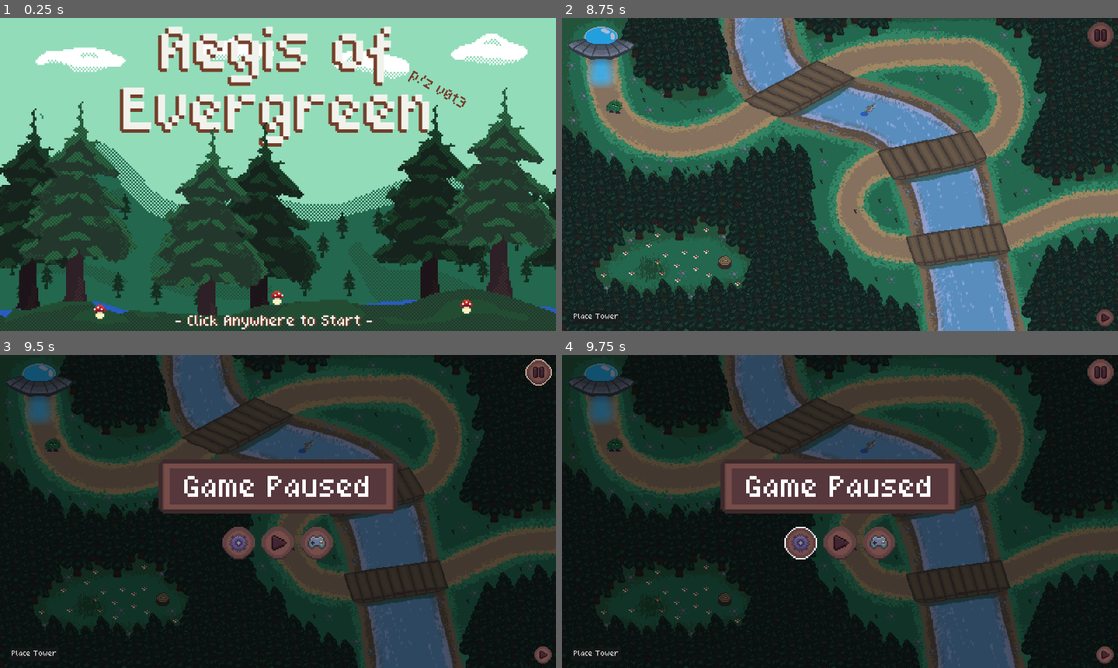
Above: before the commit, frames 1-4 (two rows, left to right).
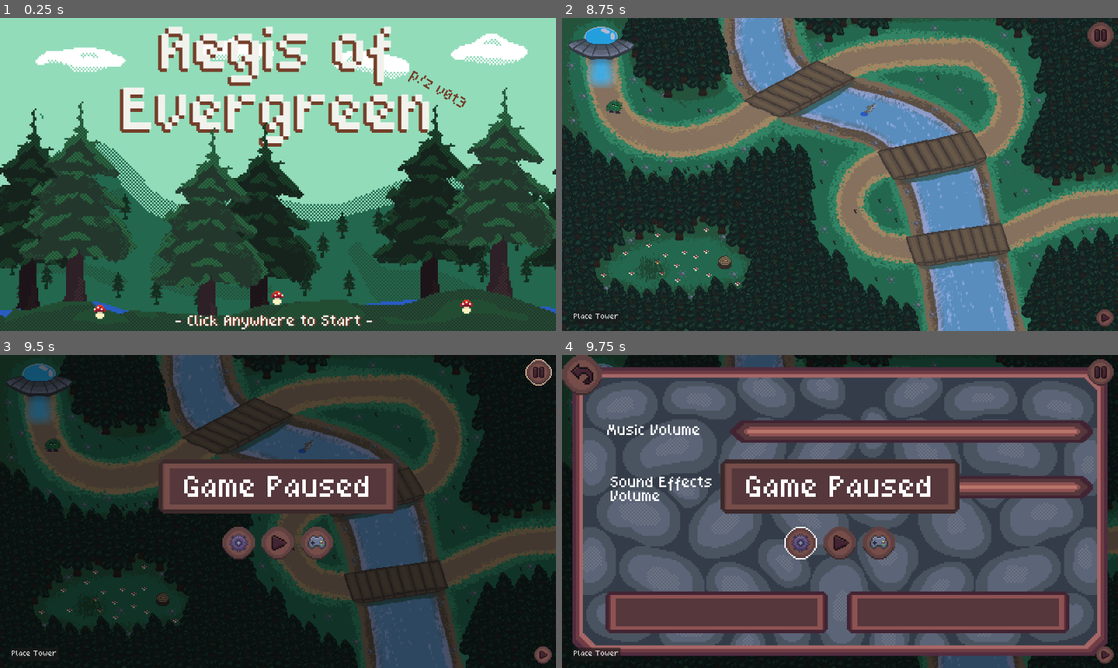
Above: after the commit, the same moments.

Repository: WilliamPickle/Aegis-of-Evergreen
Game: Godot game, scene res://scenes/current_scene.tscn
Same seed, same stepped clock (60 frames per second), same inputs: the game is played once before the commit and once after it.
Inputs (mouse positions are in pixels of both pictures, inside the frame that each line leads up to):
- Up to frame 1 (0.25 s): no input
- Up to frame 2 (8.75 s): click (840, 174) at 0.5 s; click "Settings" at 1.25 s; click "Controls" at 2 s; click (584, 36) at 2.75 s; click "Play" at 3.5 s; tap Enter at 4.25 s; move the mouse to (962, 158) at 4.27 s; hold Middle mouse button (MouseMiddle) 4.28-5 s; click (1084, 302) at 5 s; move the mouse to (728, 190) at 5.77 s; tap Mouse wheel down (MouseWheelDown) at 5.85 s; click (1084, 302) at 6.5 s; move the mouse to (895, 105) at 7.27 s; tap Mouse wheel up (MouseWheelUp) at 7.35 s; click "Skip cutscene" at 8 s
- Up to frame 3 (9.5 s): click (539, 373) at 8.75 s
- Up to frame 4 (9.75 s): click (801, 542) at 9.5 s

Frames 1-3 are identical in both runs. In frame 4, 77% of the frame differs, in the area x 0-99%, y 0-97%.

Commit message:
menu scaling
Made some folders, started working on menu scaling stuff. Experimented with turning it into UI too, look at the controller button to see how it's working rn. Still need to make it so you can't click behind the menu though

Diff:
--- a/project.godot
+++ b/project.godot
@@ -17,14 +17,15 @@
 
 [autoload]
 
-SceneLoader="*res://scripts/scene_loader.gd"
-ControlHandler="*res://scripts/control_handler.gd"
+SceneLoader="*res://scripts/Global Scripts/scene_loader.gd"
+ControlHandler="*res://scripts/Global Scripts/control_handler.gd"
 
 [display]
 
 window/size/viewport_width=1280
 window/size/viewport_height=720
 window/stretch/mode="viewport"
+window/stretch/aspect="expand"
 
 [input]
 
--- a/scenes/pause_ui.tscn
+++ b/scenes/UI/pause_ui.tscn
@@ -1,12 +1,13 @@
-[gd_scene load_steps=32 format=3 uid="uid://ynetxm1wdkoc"]
-
-[ext_resource type="Script" uid="uid://bey1v7ikgg2mg" path="res://scenes/game_screen.gd" id="1_0rou8"]
+[gd_scene load_steps=33 format=3 uid="uid://ynetxm1wdkoc"]
+
+[ext_resource type="Script" uid="uid://bey1v7ikgg2mg" path="res://scripts/UI/pause_ui.gd" id="1_0rou8"]
 [ext_resource type="Texture2D" uid="uid://pfssqwf31dm7" path="res://assets/sprites/icons and buttons/settings_button_highlighted.png" id="2_vcehk"]
 [ext_resource type="Texture2D" uid="uid://ywnxvtgi724h" path="res://assets/sprites/icons and buttons/settings_button_cropped.png" id="2_ypbrs"]
 [ext_resource type="Texture2D" uid="uid://fhs00mxuq76t" path="res://assets/sprites/icons and buttons/play_button_highlighted_final.png" id="3_0vm74"]
 [ext_resource type="Texture2D" uid="uid://chpbewmr6hr8v" path="res://assets/sprites/icons and buttons/play_button_cropped.png" id="4_utk7g"]
 [ext_resource type="Texture2D" uid="uid://vyejon8a8wc1" path="res://assets/sprites/icons and buttons/control_button_highlighted.png" id="5_ynu8c"]
 [ext_resource type="Texture2D" uid="uid://canoaxyd12w3e" path="res://assets/sprites/icons and buttons/control_button_cropped.png" id="6_0rou8"]
+[ext_resource type="Script" uid="uid://b6g1ailpjlfy0" path="res://scripts/UI/icon_script.gd" id="6_5el4x"]
 [ext_resource type="Texture2D" uid="uid://b7ry4sy340mhg" path="res://assets/sprites/icons and buttons/pause_button.png" id="7_ynu8c"]
 [ext_resource type="Texture2D" uid="uid://dd10wkyqcqln1" path="res://assets/sprites/icons and buttons/pause_button_highlight.png" id="8_0rou8"]
 [ext_resource type="Texture2D" uid="uid://crdpu06t0syay" path="res://assets/sprites/icons and buttons/ui_bar.png" id="10_blq6o"]
@@ -145,6 +146,10 @@
 theme_override_styles/hover = SubResource("StyleBoxTexture_blq6o")
 theme_override_styles/pressed = SubResource("StyleBoxTexture_utk7g")
 theme_override_styles/normal = SubResource("StyleBoxTexture_8476c")
+script = ExtResource("6_5el4x")
+file_path = "res://scenes/settings_menu.tscn"
+scene_scale = 2
+metadata/_custom_type_script = "uid://b6g1ailpjlfy0"
 
 [node name="ExtraButton2" type="Button" parent="GameScreen/PauseMenuMargin/ButtonBarVBox/ButtonBarMargin/ButtonBarHBox"]
 custom_minimum_size = Vector2(75, 75)
@@ -167,6 +172,10 @@
 theme_override_styles/hover = SubResource("StyleBoxTexture_vcehk")
 theme_override_styles/pressed = SubResource("StyleBoxTexture_od3q5")
 theme_override_styles/normal = SubResource("StyleBoxTexture_3egln")
+script = ExtResource("6_5el4x")
+file_path = "res://scenes/test_menu.tscn"
+scene_scale = 2
+metadata/_custom_type_script = "uid://b6g1ailpjlfy0"
 
 [node name="TextPlateVBox" type="VBoxContainer" parent="GameScreen/PauseMenuMargin"]
 layout_mode = 2
--- /dev/null
+++ b/scenes/UI/scrollbar_ui.tscn
@@ -0,0 +1,34 @@
+[gd_scene load_steps=3 format=3 uid="uid://bmw1rcaenfyvo"]
+
+[ext_resource type="Texture2D" uid="uid://crdpu06t0syay" path="res://assets/sprites/icons and buttons/ui_bar.png" id="1_h1y4h"]
+
+[sub_resource type="Theme" id="Theme_h1y4h"]
+
+[node name="ScrollbarUI" type="CanvasLayer"]
+
+[node name="ScrollContainer" type="ScrollContainer" parent="."]
+anchors_preset = 15
+anchor_right = 1.0
+anchor_bottom = 1.0
+offset_top = 645.0
+grow_horizontal = 2
+grow_vertical = 2
+size_flags_horizontal = 4
+size_flags_vertical = 8
+theme = SubResource("Theme_h1y4h")
+
+[node name="HBoxContainer" type="HBoxContainer" parent="ScrollContainer"]
+layout_mode = 2
+size_flags_horizontal = 3
+size_flags_vertical = 3
+
+[node name="TextureRect" type="NinePatchRect" parent="ScrollContainer/HBoxContainer"]
+custom_minimum_size = Vector2(60, 75)
+layout_mode = 2
+size_flags_horizontal = 4
+size_flags_vertical = 4
+texture = ExtResource("1_h1y4h")
+patch_margin_left = 10
+patch_margin_top = 10
+patch_margin_right = 10
+patch_margin_bottom = 10
--- a/scenes/current_scene.tscn
+++ b/scenes/current_scene.tscn
@@ -1,6 +1,6 @@
 [gd_scene load_steps=3 format=3 uid="uid://cyjbx7q0jdh5b"]
 
-[ext_resource type="Script" uid="uid://dk2mcxcmp3y28" path="res://scripts/scene_script.gd" id="1_dkv15"]
+[ext_resource type="Script" uid="uid://dk2mcxcmp3y28" path="res://scripts/Global Scripts/scene_script.gd" id="1_dkv15"]
 [ext_resource type="PackedScene" uid="uid://d23apw67034ak" path="res://scenes/start_menu.tscn" id="2_f3ia2"]
 
 [node name="current_scene" type="Node2D"]
--- a/scenes/cutscene_1.tscn
+++ b/scenes/cutscene_1.tscn
@@ -5,7 +5,7 @@
 [ext_resource type="Texture2D" uid="uid://chpbewmr6hr8v" path="res://assets/sprites/icons and buttons/play_button_cropped.png" id="2_2etud"]
 [ext_resource type="Texture2D" uid="uid://bix6t2nm7oyo1" path="res://assets/sprites/cutscenes/level_1/Space Blur.png" id="2_u7sor"]
 [ext_resource type="FontFile" uid="uid://c1bsj8ugs22bk" path="res://assets/fonts/quaver.ttf" id="3_kteqr"]
-[ext_resource type="Script" uid="uid://b6g1ailpjlfy0" path="res://scripts/icon_script.gd" id="4_y258h"]
+[ext_resource type="Script" uid="uid://b6g1ailpjlfy0" path="res://scripts/UI/icon_script.gd" id="4_y258h"]
 [ext_resource type="Texture2D" uid="uid://musdhoph61ug" path="res://assets/sprites/cutscenes/level_1/Gojo Reference.png" id="7_kteqr"]
 [ext_resource type="Texture2D" uid="uid://sil00a081mv4" path="res://assets/sprites/cutscenes/level_1/Standoff.png" id="8_y258h"]
 
--- a/scenes/level_1.tscn
+++ b/scenes/level_1.tscn
@@ -13,7 +13,7 @@
 [ext_resource type="Script" uid="uid://clq18rcf3qqqj" path="res://scripts/Enemies/wave_spawner.gd" id="8_2os1m"]
 [ext_resource type="Script" uid="uid://c5v7i37jdw55h" path="res://scripts/Towers/tower_placement.gd" id="8_e3sih"]
 [ext_resource type="Texture2D" uid="uid://fhs00mxuq76t" path="res://assets/sprites/icons and buttons/play_button_highlighted_final.png" id="10_7gny6"]
-[ext_resource type="PackedScene" uid="uid://ynetxm1wdkoc" path="res://scenes/pause_ui.tscn" id="14_2aecg"]
+[ext_resource type="PackedScene" uid="uid://ynetxm1wdkoc" path="res://scenes/UI/pause_ui.tscn" id="14_2aecg"]
 
 [sub_resource type="AtlasTexture" id="AtlasTexture_1s4pk"]
 atlas = ExtResource("1_2os1m")
--- a/scenes/settings_menu.tscn
+++ b/scenes/settings_menu.tscn
@@ -1,11 +1,11 @@
 [gd_scene load_steps=30 format=3 uid="uid://rlm06c0lld5e"]
 
-[ext_resource type="Script" uid="uid://dd56ng05gs51w" path="res://scripts/settings_script.gd" id="1_fb6cq"]
+[ext_resource type="Script" uid="uid://dd56ng05gs51w" path="res://scripts/UI/settings_script.gd" id="1_fb6cq"]
 [ext_resource type="Texture2D" uid="uid://c8sm4hs6h6lcs" path="res://assets/sprites/settings screen/settings_back_v1.png" id="2_wswnh"]
 [ext_resource type="FontFile" uid="uid://c1bsj8ugs22bk" path="res://assets/fonts/quaver.ttf" id="3_lwwgp"]
 [ext_resource type="Texture2D" uid="uid://ckomfut5cmqyy" path="res://assets/sprites/icons and buttons/back_button_needs_polishing.png" id="4_2ctot"]
 [ext_resource type="Texture2D" uid="uid://bg6t2oqf4ht45" path="res://assets/sprites/settings screen/Wooden Slider R2 fixed.png" id="5_bgjg7"]
-[ext_resource type="Script" uid="uid://h2jq8s83khk1" path="res://scripts/back_button_script.gd" id="5_lwwgp"]
+[ext_resource type="Script" uid="uid://h2jq8s83khk1" path="res://scripts/UI/back_button_script.gd" id="5_lwwgp"]
 [ext_resource type="Texture2D" uid="uid://dwwcp2ou4srep" path="res://assets/sprites/settings screen/settings screen.png" id="6_48ojb"]
 [ext_resource type="Texture2D" uid="uid://4ve1wpx4pw5q" path="res://assets/sprites/settings screen/settings_textbox_v1.png" id="8_fb6cq"]
 [ext_resource type="AudioStream" uid="uid://drioqjvllq6lr" path="res://assets/music/TrapFunk&Alivio - o Biicho [Thematic].mp3" id="10_2ctot"]
@@ -61,7 +61,7 @@
 
 [sub_resource type="StyleBoxEmpty" id="StyleBoxEmpty_75x6d"]
 
-[node name="SettingsScreen" type="Node2D"]
+[node name="settings_menu" type="Node2D"]
 z_index = 10
 script = ExtResource("1_fb6cq")
 
--- a/scenes/start_menu.tscn
+++ b/scenes/start_menu.tscn
@@ -9,7 +9,7 @@
 [ext_resource type="Texture2D" uid="uid://chpbewmr6hr8v" path="res://assets/sprites/icons and buttons/play_button_cropped.png" id="7_5byqq"]
 [ext_resource type="Texture2D" uid="uid://ywnxvtgi724h" path="res://assets/sprites/icons and buttons/settings_button_cropped.png" id="9_e58y3"]
 [ext_resource type="Texture2D" uid="uid://vyejon8a8wc1" path="res://assets/sprites/icons and buttons/control_button_highlighted.png" id="9_egh8s"]
-[ext_resource type="Script" uid="uid://b6g1ailpjlfy0" path="res://scripts/icon_script.gd" id="10_apowk"]
+[ext_resource type="Script" uid="uid://b6g1ailpjlfy0" path="res://scripts/UI/icon_script.gd" id="10_apowk"]
 [ext_resource type="Texture2D" uid="uid://canoaxyd12w3e" path="res://assets/sprites/icons and buttons/control_button_cropped.png" id="11_apowk"]
 [ext_resource type="Texture2D" uid="uid://fhs00mxuq76t" path="res://assets/sprites/icons and buttons/play_button_highlighted_final.png" id="11_b1kog"]
 [ext_resource type="AudioStream" uid="uid://bs44lh0fvxyuf" path="res://assets/music/Aegis Title Screen.mp3" id="13_egh8s"]
@@ -186,6 +186,7 @@
 icon_alignment = 1
 vertical_icon_alignment = 2
 script = ExtResource("10_apowk")
+file_path = "res://scenes/test_menu.tscn"
 has_text = true
 metadata/_custom_type_script = "uid://b6g1ailpjlfy0"
 metadata/_edit_use_anchors_ = true
--- /dev/null
+++ b/scenes/test_menu.tscn
@@ -0,0 +1,236 @@
+[gd_scene load_steps=30 format=3 uid="uid://bx47kx7p6j7gu"]
+
+[ext_resource type="Script" uid="uid://dd56ng05gs51w" path="res://scripts/UI/settings_script.gd" id="1_baxq8"]
+[ext_resource type="Texture2D" uid="uid://c8sm4hs6h6lcs" path="res://assets/sprites/settings screen/settings_back_v1.png" id="2_j4pr7"]
+[ext_resource type="FontFile" uid="uid://c1bsj8ugs22bk" path="res://assets/fonts/quaver.ttf" id="3_saitu"]
+[ext_resource type="Texture2D" uid="uid://ckomfut5cmqyy" path="res://assets/sprites/icons and buttons/back_button_needs_polishing.png" id="4_nyvbg"]
+[ext_resource type="Script" uid="uid://h2jq8s83khk1" path="res://scripts/UI/back_button_script.gd" id="5_rmj77"]
+[ext_resource type="Texture2D" uid="uid://dwwcp2ou4srep" path="res://assets/sprites/settings screen/settings screen.png" id="6_222ck"]
+[ext_resource type="Texture2D" uid="uid://bg6t2oqf4ht45" path="res://assets/sprites/settings screen/Wooden Slider R2 fixed.png" id="7_8vtvt"]
+[ext_resource type="Texture2D" uid="uid://4ve1wpx4pw5q" path="res://assets/sprites/settings screen/settings_textbox_v1.png" id="8_7eqx4"]
+[ext_resource type="AudioStream" uid="uid://drioqjvllq6lr" path="res://assets/music/TrapFunk&Alivio - o Biicho [Thematic].mp3" id="9_f2680"]
+[ext_resource type="AudioStream" uid="uid://dul6qla1ntynw" path="res://assets/music/Kabwasa - Soul Sing [Thematic].mp3" id="10_tuqon"]
+
+[sub_resource type="StyleBoxEmpty" id="StyleBoxEmpty_n35ux"]
+
+[sub_resource type="AtlasTexture" id="AtlasTexture_jrqig"]
+atlas = ExtResource("7_8vtvt")
+region = Rect2(116, 166, 406, 28)
+
+[sub_resource type="StyleBoxEmpty" id="StyleBoxEmpty_75x6d"]
+
+[sub_resource type="StyleBoxEmpty" id="StyleBoxEmpty_jpbdv"]
+
+[sub_resource type="AtlasTexture" id="AtlasTexture_n0fy7"]
+atlas = ExtResource("8_7eqx4")
+region = Rect2(25, 136, 128, 24)
+
+[sub_resource type="StyleBoxEmpty" id="StyleBoxEmpty_puhno"]
+
+[sub_resource type="AtlasTexture" id="AtlasTexture_jpbdv"]
+atlas = ExtResource("8_7eqx4")
+region = Rect2(25, 136, 128, 24)
+
+[sub_resource type="AtlasTexture" id="AtlasTexture_2ctot"]
+region = Rect2(498, 141, 26, 26)
+
+[sub_resource type="AtlasTexture" id="AtlasTexture_75x6d"]
+region = Rect2(498, 141, 26, 26)
+
+[sub_resource type="AtlasTexture" id="AtlasTexture_x0dr5"]
+region = Rect2(498, 141, 26, 26)
+
+[sub_resource type="StyleBoxEmpty" id="StyleBoxEmpty_jrqig"]
+
+[sub_resource type="StyleBoxEmpty" id="StyleBoxEmpty_gdgfw"]
+
+[sub_resource type="StyleBoxEmpty" id="StyleBoxEmpty_vymnv"]
+
+[sub_resource type="AtlasTexture" id="AtlasTexture_n35ux"]
+region = Rect2(498, 141, 26, 26)
+
+[sub_resource type="AtlasTexture" id="AtlasTexture_fb6cq"]
+region = Rect2(498, 141, 26, 26)
+
+[sub_resource type="AtlasTexture" id="AtlasTexture_puhno"]
+region = Rect2(498, 141, 26, 26)
+
+[sub_resource type="StyleBoxEmpty" id="StyleBoxEmpty_fb6cq"]
+
+[sub_resource type="StyleBoxEmpty" id="StyleBoxEmpty_2ctot"]
+
+[sub_resource type="StyleBoxEmpty" id="StyleBoxEmpty_n0fy7"]
+
+[node name="test_menu" type="Node2D"]
+process_mode = 3
+modulate = Color(0.0768358, 0.0768358, 0.0768358, 1)
+z_index = 10
+script = ExtResource("1_baxq8")
+
+[node name="CanvasLayer" type="CanvasLayer" parent="."]
+layer = 10
+scale = Vector2(4, 4)
+transform = Transform2D(4, 0, 0, 4, 0, 0)
+
+[node name="Background" type="Sprite2D" parent="CanvasLayer"]
+position = Vector2(160, 90)
+texture = ExtResource("2_j4pr7")
+
+[node name="BackButton" type="Button" parent="CanvasLayer/Background"]
+z_index = 10
+offset_left = -160.0
+offset_top = -90.0
+offset_right = -137.0
+offset_bottom = -67.0
+size_flags_horizontal = 4
+size_flags_vertical = 4
+theme_override_fonts/font = ExtResource("3_saitu")
+theme_override_font_sizes/font_size = 8
+theme_override_styles/focus = SubResource("StyleBoxEmpty_n35ux")
+theme_override_styles/disabled_mirrored = SubResource("StyleBoxEmpty_n35ux")
+theme_override_styles/disabled = SubResource("StyleBoxEmpty_n35ux")
+theme_override_styles/hover_pressed_mirrored = SubResource("StyleBoxEmpty_n35ux")
+theme_override_styles/hover_pressed = SubResource("StyleBoxEmpty_n35ux")
+theme_override_styles/hover_mirrored = SubResource("StyleBoxEmpty_n35ux")
+theme_override_styles/hover = SubResource("StyleBoxEmpty_n35ux")
+theme_override_styles/pressed_mirrored = SubResource("StyleBoxEmpty_n35ux")
+theme_override_styles/pressed = SubResource("StyleBoxEmpty_n35ux")
+theme_override_styles/normal_mirrored = SubResource("StyleBoxEmpty_n35ux")
+theme_override_styles/normal = SubResource("StyleBoxEmpty_n35ux")
+icon = ExtResource("4_nyvbg")
+icon_alignment = 1
+vertical_icon_alignment = 2
+script = ExtResource("5_rmj77")
+metadata/_custom_type_script = "uid://b6g1ailpjlfy0"
+metadata/_edit_use_anchors_ = true
+
+[node name="Sprite2D" type="Sprite2D" parent="CanvasLayer"]
+visible = false
+texture = ExtResource("6_222ck")
+
+[node name="Sprite2D3" type="Sprite2D" parent="CanvasLayer"]
+z_index = 1
+position = Vector2(201, 76)
+scale = Vector2(0.514778, 0.464286)
+texture = SubResource("AtlasTexture_jrqig")
+
+[node name="Sprite2D2" type="Sprite2D" parent="CanvasLayer"]
+z_index = 1
+position = Vector2(201, 44)
+scale = Vector2(0.514778, 0.464286)
+texture = ExtResource("7_8vtvt")
+region_enabled = true
+region_rect = Rect2(116, 166, 406, 28)
+
+[node name="TextEdit" type="RichTextLabel" parent="CanvasLayer"]
+offset_left = 26.0
+offset_top = 40.0
+offset_right = 88.0
+offset_bottom = 48.0
+theme_override_fonts/normal_font = ExtResource("3_saitu")
+theme_override_fonts/mono_font = ExtResource("3_saitu")
+theme_override_fonts/italics_font = ExtResource("3_saitu")
+theme_override_fonts/bold_italics_font = ExtResource("3_saitu")
+theme_override_fonts/bold_font = ExtResource("3_saitu")
+theme_override_font_sizes/normal_font_size = 8
+theme_override_styles/normal = SubResource("StyleBoxEmpty_75x6d")
+text = "Music Volume"
+metadata/_edit_use_anchors_ = true
+
+[node name="RichTextLabel" type="RichTextLabel" parent="CanvasLayer"]
+offset_left = 28.0
+offset_top = 70.0
+offset_right = 91.0
+offset_bottom = 90.0
+theme_override_fonts/normal_font = ExtResource("3_saitu")
+theme_override_font_sizes/normal_font_size = 8
+text = "Sound Effects Volume"
+metadata/_edit_use_anchors_ = true
+
+[node name="Button" type="Button" parent="CanvasLayer"]
+offset_left = 25.0
+offset_top = 136.0
+offset_right = 153.0
+offset_bottom = 160.0
+theme_override_styles/focus = SubResource("StyleBoxEmpty_jpbdv")
+theme_override_styles/disabled_mirrored = SubResource("StyleBoxEmpty_jpbdv")
+theme_override_styles/disabled = SubResource("StyleBoxEmpty_jpbdv")
+theme_override_styles/hover_pressed_mirrored = SubResource("StyleBoxEmpty_jpbdv")
+theme_override_styles/hover_pressed = SubResource("StyleBoxEmpty_jpbdv")
+theme_override_styles/hover_mirrored = SubResource("StyleBoxEmpty_jpbdv")
+theme_override_styles/hover = SubResource("StyleBoxEmpty_jpbdv")
+theme_override_styles/pressed_mirrored = SubResource("StyleBoxEmpty_jpbdv")
+theme_override_styles/pressed = SubResource("StyleBoxEmpty_jpbdv")
+theme_override_styles/normal_mirrored = SubResource("StyleBoxEmpty_jpbdv")
+theme_override_styles/normal = SubResource("StyleBoxEmpty_jpbdv")
+icon = SubResource("AtlasTexture_n0fy7")
+metadata/_edit_use_anchors_ = true
+
+[node name="Button2" type="Button" parent="CanvasLayer"]
+offset_left = 164.0
+offset_top = 136.0
+offset_right = 292.0
+offset_bottom = 160.0
+theme_override_styles/focus = SubResource("StyleBoxEmpty_puhno")
+theme_override_styles/disabled_mirrored = SubResource("StyleBoxEmpty_puhno")
+theme_override_styles/disabled = SubResource("StyleBoxEmpty_puhno")
+theme_override_styles/hover_pressed_mirrored = SubResource("StyleBoxEmpty_puhno")
+theme_override_styles/hover_pressed = SubResource("StyleBoxEmpty_puhno")
+theme_override_styles/hover_mirrored = SubResource("StyleBoxEmpty_puhno")
+theme_override_styles/hover = SubResource("StyleBoxEmpty_puhno")
+theme_override_styles/pressed_mirrored = SubResource("StyleBoxEmpty_puhno")
+theme_override_styles/pressed = SubResource("StyleBoxEmpty_puhno")
+theme_override_styles/normal_mirrored = SubResource("StyleBoxEmpty_puhno")
+theme_override_styles/normal = SubResource("StyleBoxEmpty_puhno")
+icon = SubResource("AtlasTexture_jpbdv")
+metadata/_edit_use_anchors_ = true
+
+[node name="MusicVolume" type="HSlider" parent="."]
+z_index = 2
+offset_left = 421.0
+offset_top = 122.0
+offset_right = 618.0
+offset_bottom = 148.0
+scale = Vector2(4, 4)
+theme_override_constants/grabber_offset = 0
+theme_override_icons/grabber = SubResource("AtlasTexture_2ctot")
+theme_override_icons/grabber_highlight = SubResource("AtlasTexture_75x6d")
+theme_override_icons/grabber_disabled = SubResource("AtlasTexture_x0dr5")
+theme_override_styles/slider = SubResource("StyleBoxEmpty_jrqig")
+theme_override_styles/grabber_area = SubResource("StyleBoxEmpty_gdgfw")
+theme_override_styles/grabber_area_highlight = SubResource("StyleBoxEmpty_vymnv")
+max_value = 1.0
+step = 0.05
+value = 0.5
+metadata/_edit_use_anchors_ = true
+
+[node name="SFXVolume" type="HSlider" parent="."]
+z_index = 2
+offset_left = 421.0
+offset_top = 254.0
+offset_right = 618.0
+offset_bottom = 280.0
+scale = Vector2(4, 4)
+theme_override_icons/grabber = SubResource("AtlasTexture_n35ux")
+theme_override_icons/grabber_highlight = SubResource("AtlasTexture_fb6cq")
+theme_override_icons/grabber_disabled = SubResource("AtlasTexture_puhno")
+theme_override_styles/slider = SubResource("StyleBoxEmpty_fb6cq")
+theme_override_styles/grabber_area = SubResource("StyleBoxEmpty_2ctot")
+theme_override_styles/grabber_area_highlight = SubResource("StyleBoxEmpty_n0fy7")
+max_value = 1.0
+step = 0.05
+value = 0.5
+metadata/_edit_use_anchors_ = true
+
+[node name="Camera2D" type="Camera2D" parent="."]
+zoom = Vector2(3.6, 3.6)
+
+[node name="TrapFunk&alivio-OBiicho[thematic]" type="AudioStreamPlayer" parent="."]
+stream = ExtResource("9_f2680")
+autoplay = true
+bus = &"music"
+
+[node name="Kabwasa-SoulSing[thematic]" type="AudioStreamPlayer" parent="."]
+stream = ExtResource("10_tuqon")
+autoplay = true
+bus = &"sfx"
--- a/scripts/scene_loader.gd
+++ b/scripts/Global Scripts/scene_loader.gd
@@ -7,6 +7,9 @@
 
 # Main scenes will only be main_menu, level_1, level_2, level_3.
 var current_main_scene
+
+# For keeping track of whether or not tint_scene() is already in use by another scene
+var layered_menu_exists = false
 
 ## Adds a scene given the file path and key for future refrence.
 func load_scene(file_path : String, new_key : String) -> void:
@@ -39,13 +42,22 @@
 	else:
 		root.remove_child(_current_scenes[key])
 
-## tint the sprites in a scene
-## by default it tints the main scene
-func tint_scene(key : String = current_main_scene, enable : bool = true) -> void:
-	if enable:
-		_current_scenes[key].modulate = Color(0.5, 0.5, 0.5)
-	else:
-		_current_scenes[key].modulate = Color(1, 1, 1)
+## tint the sprites in a scene.
+## by default it tints the main scene.
+## layered_menu should be true if you're going to have another menu on that menu.
+func tint_scene(key : String = current_main_scene, enable : bool = true, layered_menu : bool = false) -> void:
+	# ex: pause menu should have layered_menu be true because it will have stuff like settings menu overlap.
+	# Without this, settings menu would undo the tinted background while pause menu is still up
+	if layered_menu:
+		layered_menu_exists = true
+
+	if layered_menu_exists and layered_menu or !layered_menu_exists:
+		if enable:
+			_current_scenes[key].modulate = Color(0.5, 0.5, 0.5)
+		else:
+			_current_scenes[key].modulate = Color(1, 1, 1)
+			layered_menu_exists = false
+
 
 ## Makes given scene stop functioning while keeping it visible.
 func disable_scene(key : String, disable : bool) -> void:
--- a/scripts/icon_script.gd
+++ b/scripts/UI/icon_script.gd
@@ -6,6 +6,7 @@
 @export var file_path : String
 @export var has_text : bool
 @export var new_scene : bool
+@export var scene_scale : int = 1
 
 func _ready() -> void:
 	if has_text:
@@ -25,13 +26,14 @@
 		return
 	if ui_open:
 		return
-
 	var new_key = file_path.get_file().get_basename()
 	current_scene_key = new_key
+
 	if new_scene:
 		SceneLoader.quick_add_scene(file_path, new_key,SceneLoader.current_main_scene)
 		SceneLoader.current_main_scene = new_key
 	else:
 		SceneLoader.tint_scene()
 		SceneLoader.load_scene(file_path, new_key)
+		SceneLoader._current_scenes[new_key].scale = Vector2(scene_scale, scene_scale)
 		ui_open = true
--- a/scenes/game_screen.gd
+++ b/scripts/UI/pause_ui.gd
@@ -5,12 +5,12 @@
 func toggle_pause(object):
 	if object.visible:
 		object.visible = false
-		SceneLoader.tint_scene(SceneLoader.current_main_scene, false)
+		SceneLoader.tint_scene(SceneLoader.current_main_scene, false, true)
 		get_tree().paused = false
 
 	elif !object.visible:
 		object.visible = true
-		SceneLoader.tint_scene(SceneLoader.current_main_scene, true)
+		SceneLoader.tint_scene(SceneLoader.current_main_scene, true, true)
 		get_tree().paused = true
 
 func _on_pause_button_pressed() -> void:
Renamed: scripts/control_handler.gd -> scripts/Global Scripts/control_handler.gd
Renamed: scripts/control_handler.gd.uid -> scripts/Global Scripts/control_handler.gd.uid
Renamed: scripts/scene_loader.gd.uid -> scripts/Global Scripts/scene_loader.gd.uid
Renamed: scripts/scene_script.gd -> scripts/Global Scripts/scene_script.gd
Renamed: scripts/scene_script.gd.uid -> scripts/Global Scripts/scene_script.gd.uid
Renamed: scripts/back_button_script.gd -> scripts/UI/back_button_script.gd
Renamed: scripts/back_button_script.gd.uid -> scripts/UI/back_button_script.gd.uid
Renamed: scripts/icon_script.gd.uid -> scripts/UI/icon_script.gd.uid
Renamed: scenes/game_screen.gd.uid -> scripts/UI/pause_ui.gd.uid
Renamed: scripts/settings_script.gd -> scripts/UI/settings_script.gd
Renamed: scripts/settings_script.gd.uid -> scripts/UI/settings_script.gd.uid
